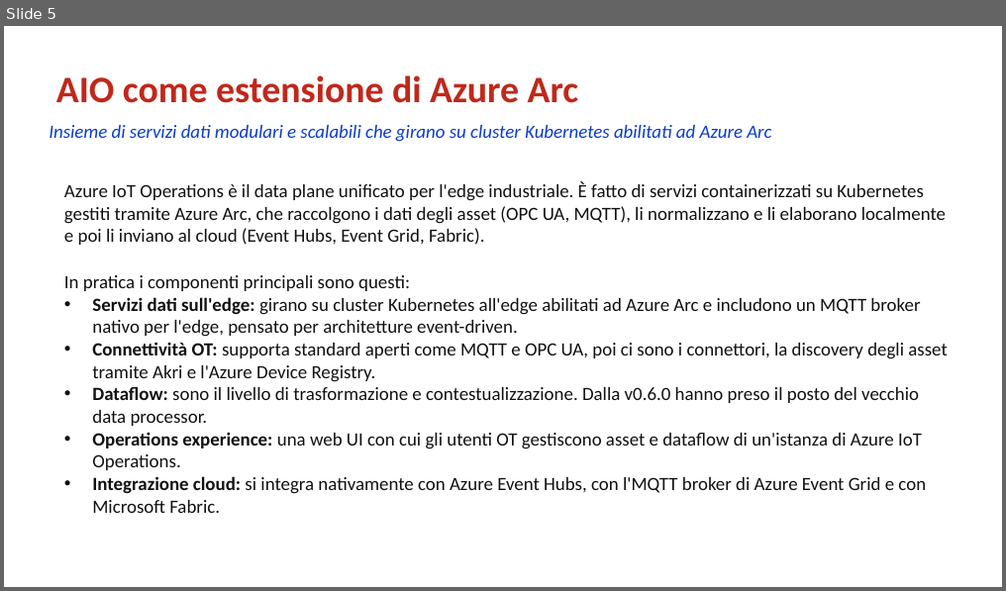
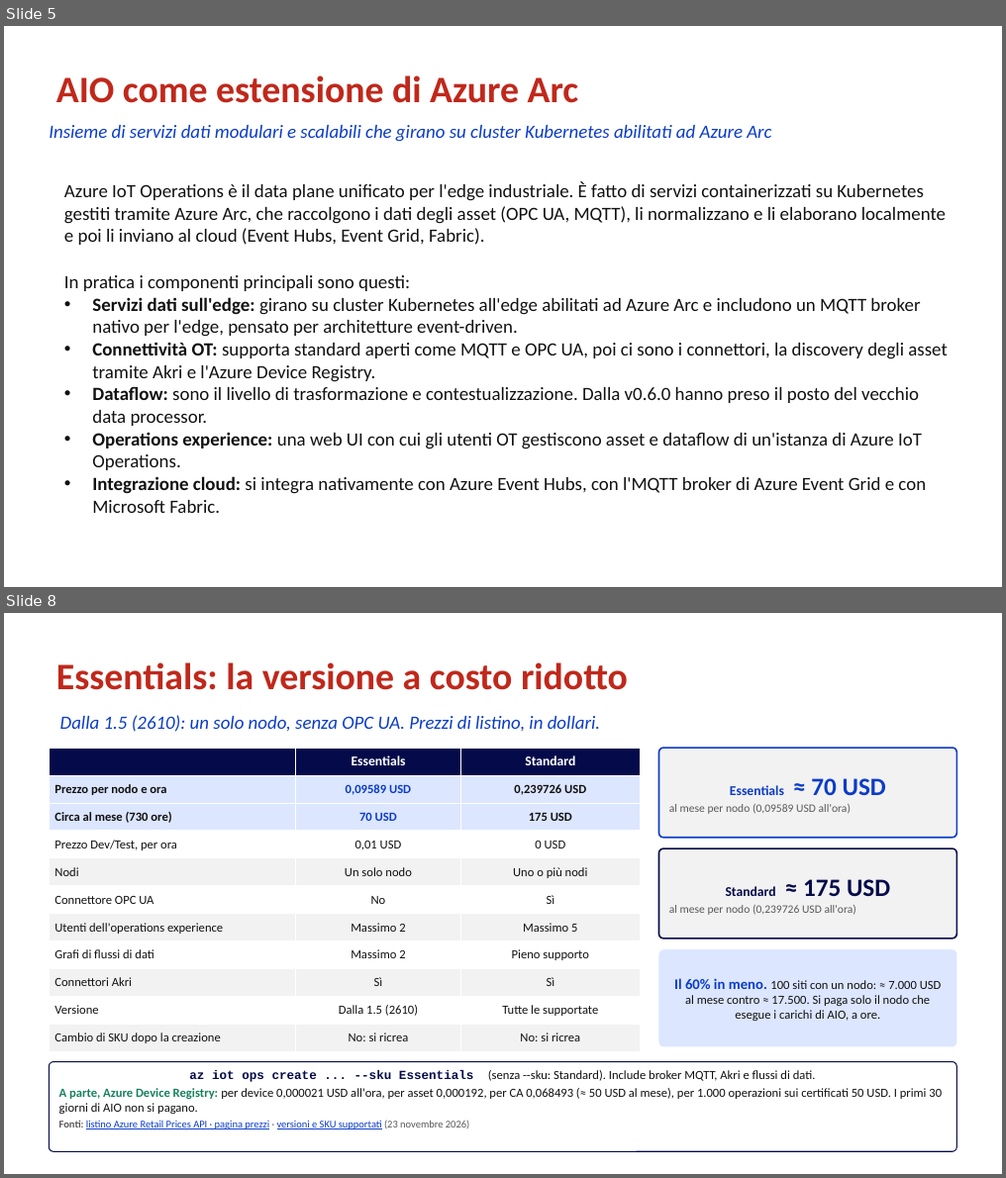
Before and after one commit to marcoparenzan/WPC2026, a slide deck: slides/IoT-Hub-ADR-Lezione.nuova.pptx. Shown one above the other, each under a label of ours: slide 5 before the commit, slides 5 and 8 after it; the slides between them are not shown. The pictures are 1006x591 and 1006x1178 pixels, drawn with LibreOffice and Linux fonts; fonts in the diff are those of the drawing. Boxes give left, top, right and bottom in pixels: in the first picture for what was removed or moved away, otherwise in the second. Text is boxed around its words. In the diff, an @@ line names an element or a change of style, - is before the commit and + after.

```diff
--- a/slides/IoT-Hub-ADR-Lezione.nuova.pptx
+++ b/slides/IoT-Hub-ADR-Lezione.nuova.pptx
@@ slide 8 added at (4, 613, 1002, 1174), background #FFFFFF @@
@@ title added at (56, 663, 628, 690), 36 pt, text #C0281B, bold @@
+Essentials: la versione a costo ridotto
@@ text added at (60, 715, 600, 732), 18 pt, text #0B3CC8, italic @@
+Dalla 1.5 (2610): un solo nodo, senza OPC UA. Prezzi di listino, in dollari.
@@ table added at (49, 748, 641, 1053), 11 rows, 3 columns @@
+ | Essentials | Standard
+Prezzo per nodo e ora | 0,09589 USD | 0,239726 USD
+Circa al mese (730 ore) | 70 USD | 175 USD
+Prezzo Dev/Test, per ora | 0,01 USD | 0 USD
+Nodi | Un solo nodo | Uno o più nodi
+Connettore OPC UA | No | Sì
+Utenti dell'operations experience | Massimo 2 | Massimo 5
+Grafi di flussi di dati | Massimo 2 | Pieno supporto
+Connettori Akri | Sì | Sì
+Versione | Dalla 1.5 (2610) | Tutte le supportate
+Cambio di SKU dopo la creazione | No: si ricrea | No: si ricrea
@@ rounded rectangle added at (659, 748, 957, 838), fill #F2F2F2, outline #0B3CC8 1.5 pt, 11 pt, text #595959 @@
+Essentials ≈ 70 USD
+al mese per nodo (0,09589 USD all'ora)
@@ rounded rectangle added at (659, 849, 957, 939), fill #F2F2F2, outline #050B4A 1.5 pt, 11 pt, text #595959 @@
+Standard ≈ 175 USD
+al mese per nodo (0,239726 USD all'ora)
@@ rounded rectangle added at (659, 950, 957, 1048), fill #DCE6FF, 12 pt, text #111111 @@
+Il 60% in meno. 100 siti con un nodo: ≈ 7.000 USD al mese contro ≈ 17.500. Si paga solo il nodo che esegue i carichi di AIO, a ore.
@@ rounded rectangle added at (49, 1062, 957, 1152), fill #FFFFFF, outline #050B4A 1 pt, 12 pt, text #111111 @@
+az iot ops create ... --sku Essentials (senza --sku: Standard). Include broker MQTT, Akri e flussi di dati.
+A parte, Azure Device Registry: per device 0,000021 USD all'ora, per asset 0,000192, per CA 0,068493 (≈ 50 USD al mese), per 1.000 operazioni sui certificati 50 USD. I primi 30 giorni di AIO non si pagano.
+Fonti: listino Azure Retail Prices API · pagina prezzi · versioni e SKU supportati (23 novembre 2026)
```
Also in this commit, not shown: 1 slide changed, 13 other slides added, 34 other files.
